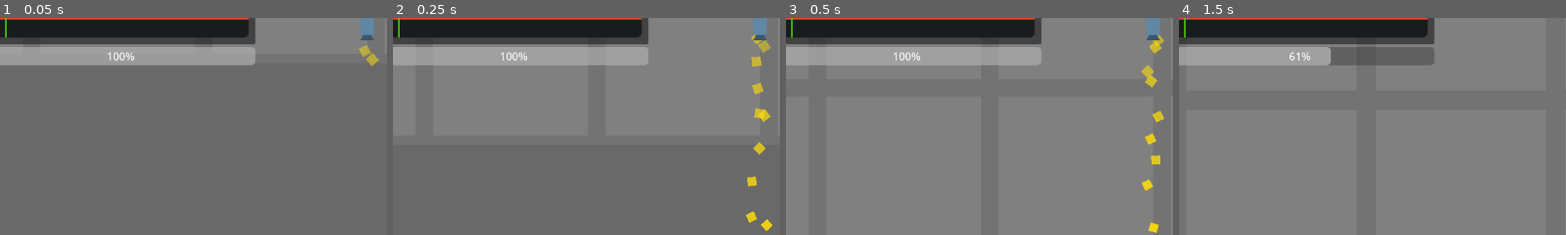
Above: before the commit, frames 1-4 (left to right).
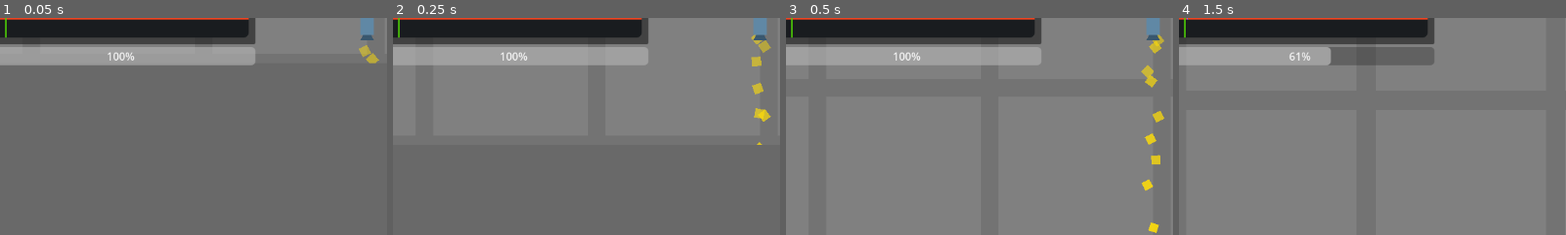
Above: after the commit, the same moments.

Repository: NattHerman/control
Game: Godot game, scene res://main.tscn
Two runs of this game, one before a commit and one after it. Both use one fixed random seed, a clock stepped at 60 frames per second and the inputs below. The engine's default icon, where the game draws it, is replaced by a stand-in: a white triangle on a blue panel in a dark square.
Inputs (mouse positions are % of the whole screen's width and height, from its top left):
- Up to frame 1 (0.05 s): no input
- Up to frame 2 (0.25 s): no input
- Up to frame 3 (0.5 s): no input
- Up to frame 4 (1.5 s): move the mouse to (72, 45) at 0.52 s; hold D (pan_right) 0.53-1.28 s; hold Shift (pan_speed_increase) 0.53-1.28 s; tap Enter at 1.25 s; move the mouse to (30, 55) at 1.27 s; hold S (pan_down) from 1.28 s (still down); tap Mouse wheel up (zoom_in) at 1.35 s
The pictures show only the part of the screen within x 3-53%, y 50-100%; the shares and areas given below are measured in that part.

The runs differ from the first frame. In frame 1, less than 0.1% of the frame differs, in the area x 95-97%, y 20-23%; in frame 2, 0.4%, in the area x 91-98%, y 58-99%; in frame 3, nothing differs; in frame 4, nothing differs.

Commit message:
Ground displays in front

Diff:
--- a/world.tscn
+++ b/world.tscn
@@ -13,6 +13,7 @@
 script = ExtResource("1_fj7yv")
 
 [node name="Parallax2D" type="Parallax2D" parent="."]
+z_index = -1
 scroll_offset = Vector2(0, -7)
 repeat_size = Vector2(2560, 1280)
 
@@ -28,6 +29,7 @@
 shape = SubResource("WorldBoundaryShape2D_gv5m4")
 
 [node name="GroundPolygon" type="Polygon2D" parent="."]
+z_index = 1
 texture_filter = 1
 texture_repeat = 2
 color = Color(0.41215244, 0.4121525, 0.41215235, 1)
